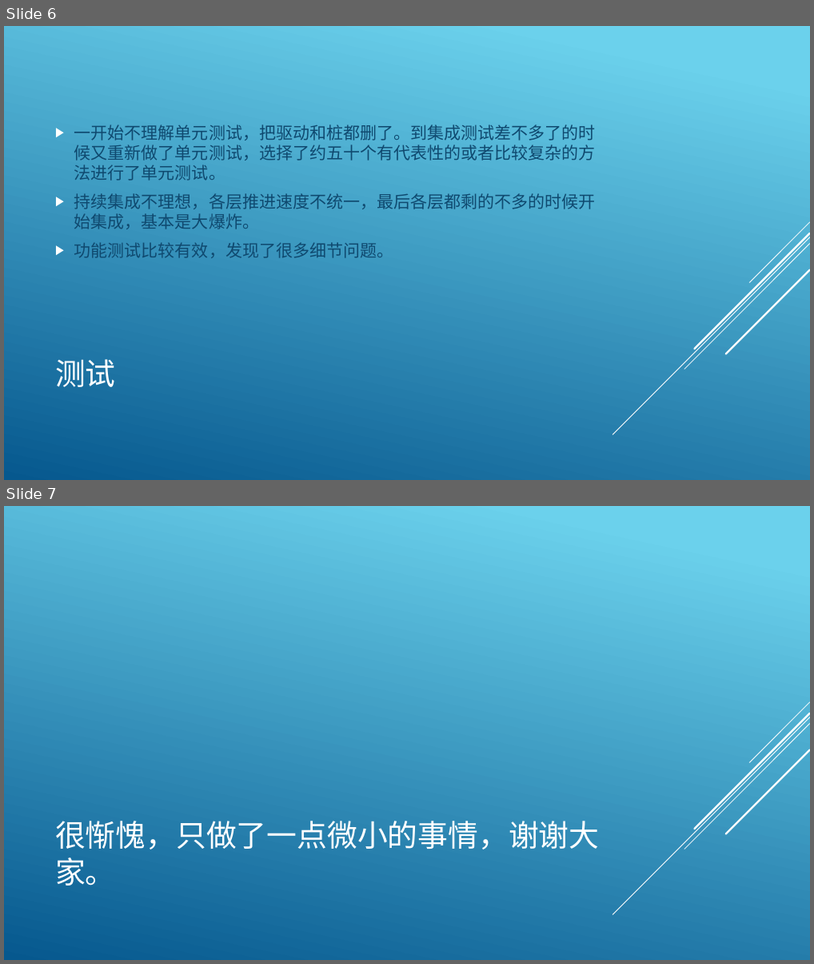
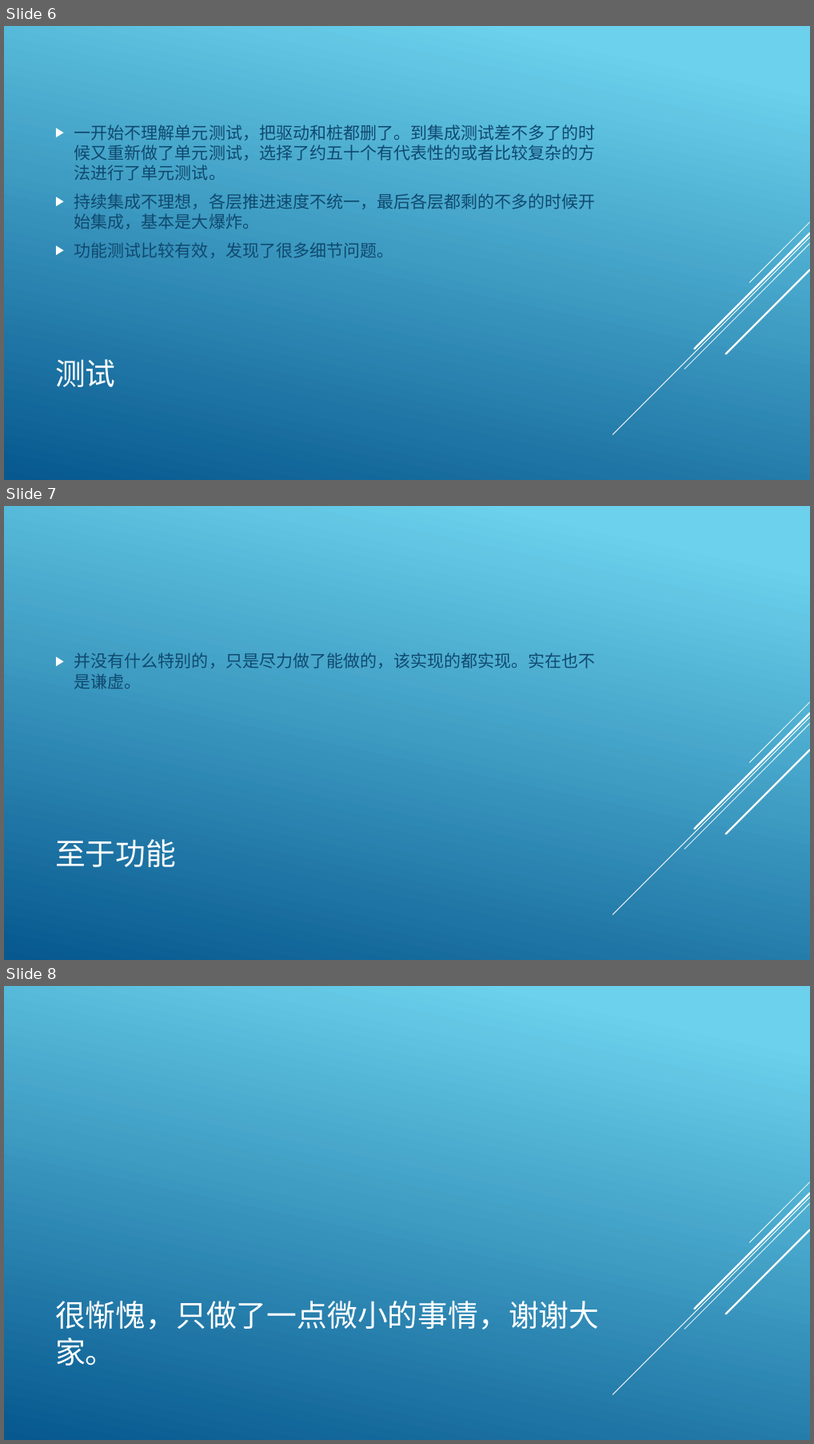
Before and after one commit to WillLester/UMRhai, a slide deck: 6_End/另请高明不谦虚.pptx. Shown one above the other, each under a label of ours: slides 6 and 7 before the commit, slides 6, 7 and 8 after it. The pictures are 814x964 and 814x1444 pixels, drawn with LibreOffice and Linux fonts; fonts in the diff are those of the drawing. Boxes give left, top, right and bottom in pixels: in the first picture for what was removed or moved away, otherwise in the second. Text is boxed around its words. In the diff, an @@ line names an element or a change of style, - is before the commit and + after.

```diff
--- a/6_End/另请高明不谦虚.pptx
+++ b/6_End/另请高明不谦虚.pptx
@@ slide 7 added at [4,506,810,960], background gradient #6ED2EB to #06588E; not listed: 5 template elements that a slide beside it also shows @@
@@ text added at [74,652,596,689], 20 pt, text #0F496F @@
+▶ 并没有什么特别的，只是尽力做了能做的，该实现的都实现。实在也不是谦虚。
@@ title added at [55,839,176,867], 36 pt, text #FFFFFF @@
+至于功能
@@ what was slide 7 is now slide 8 @@
```
Also in this commit, not shown: 1 other file.
